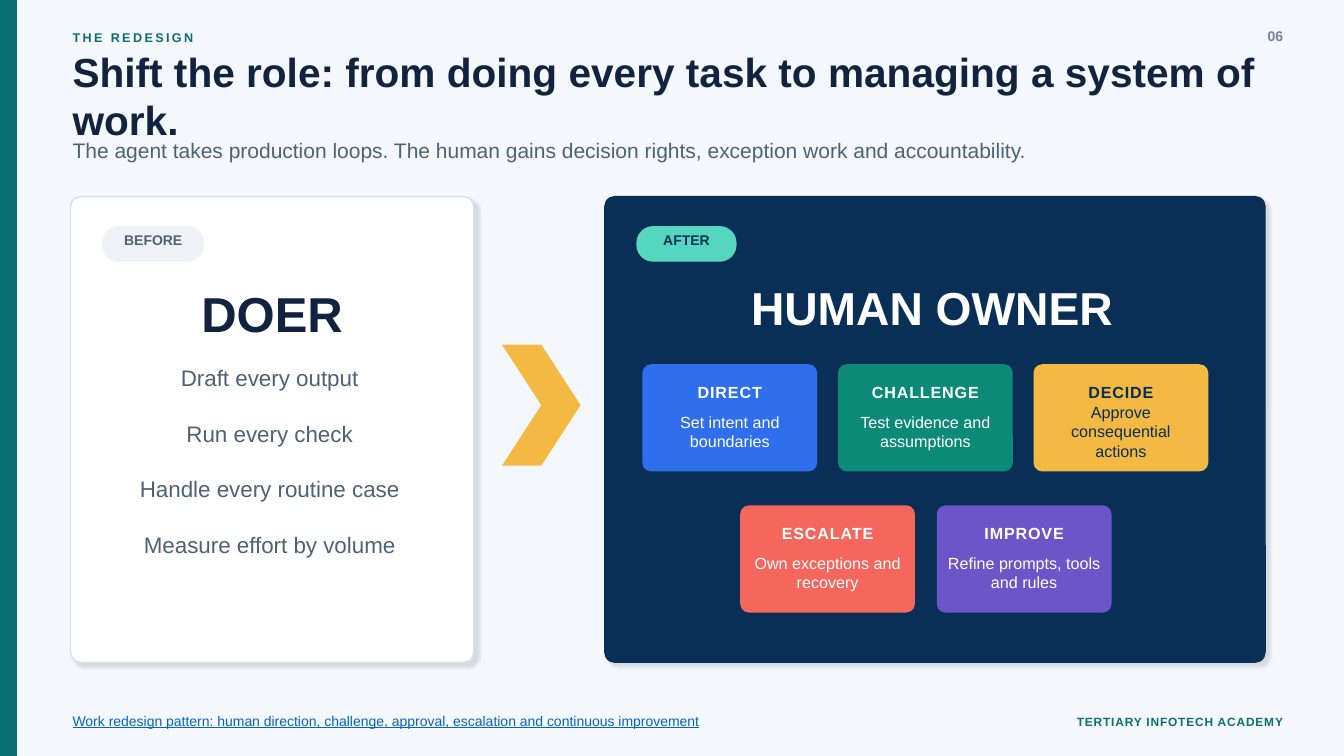
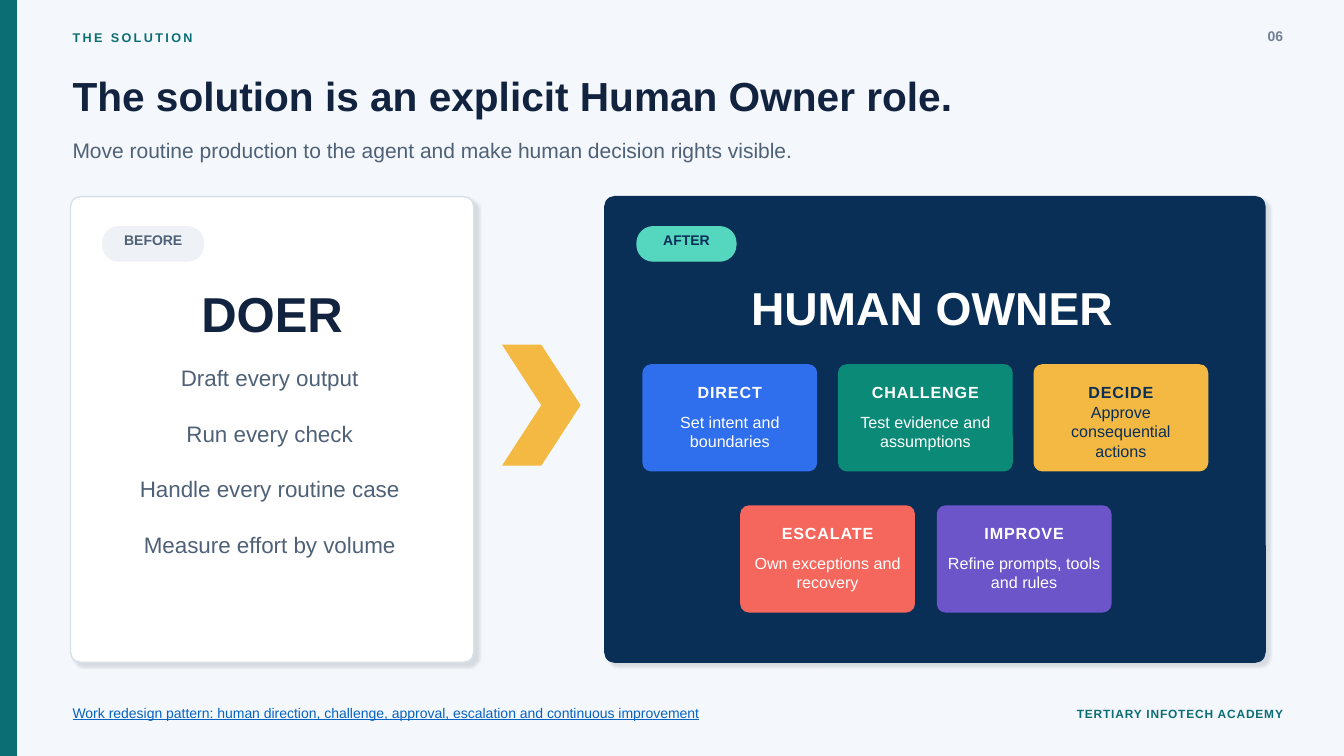
Before and after one commit to alfredang/AICoahcing, a slide deck: slide 6 of presentation/Dr-Alfred-Work-Redesign-for-Managing-AI-Agents.pptx. Drawn at 1344x756 pixels with LibreOffice and Linux fonts; fonts in the diff are those of the drawing. Boxes give left, top, right and bottom in pixels: in the first picture for what was removed or moved away, otherwise in the second. Text is boxed around its words. In the diff, an @@ line names an element or a change of style, - is before the commit and + after.

Commit message:
feat: sharpen job redesign business pitch

```diff
--- a/presentation/Dr-Alfred-Work-Redesign-for-Managing-AI-Agents.pptx
+++ b/presentation/Dr-Alfred-Work-Redesign-for-Managing-AI-Agents.pptx
@@ text at <box>73,33,193,42</box>: text changed @@
-THE REDESIGN
+THE SOLUTION
@@ text at <box>73,81,952,119</box>: text changed @@
-Shift the role: from doing every task to managing a system of work.
+The solution is an explicit Human Owner role.
@@ text at <box>73,143,792,163</box>: text changed @@
-The agent takes production loops. The human gains decision rights, exception work and accountability.
+Move routine production to the agent and make human decision rights visible.
@@ text "Work redesign pattern: human direction, ...": place and size @@
-text "Work redesign pattern: human direction, ..." at <box>73,716,699,729</box>
+text "Work redesign pattern: human direction, ..." at <box>73,708,699,721</box>
@@ text "TERTIARY INFOTECH ACADEMY": place and size @@
-text "TERTIARY INFOTECH ACADEMY" at <box>1077,717,1283,726</box>
+text "TERTIARY INFOTECH ACADEMY" at <box>1077,709,1283,718</box>
```
Also in this commit, not shown: 9 other slides changed, 3 other files.
